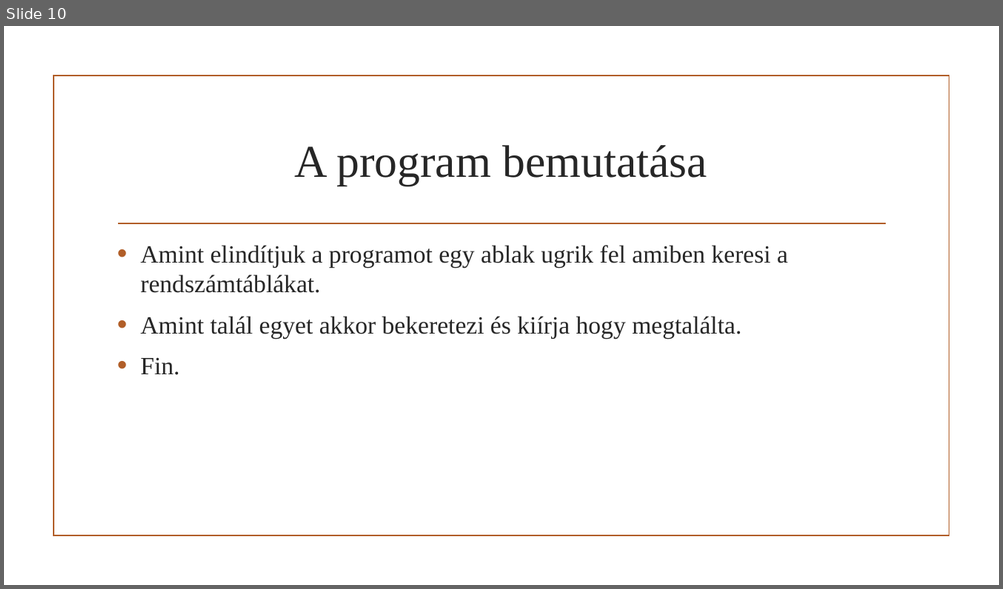
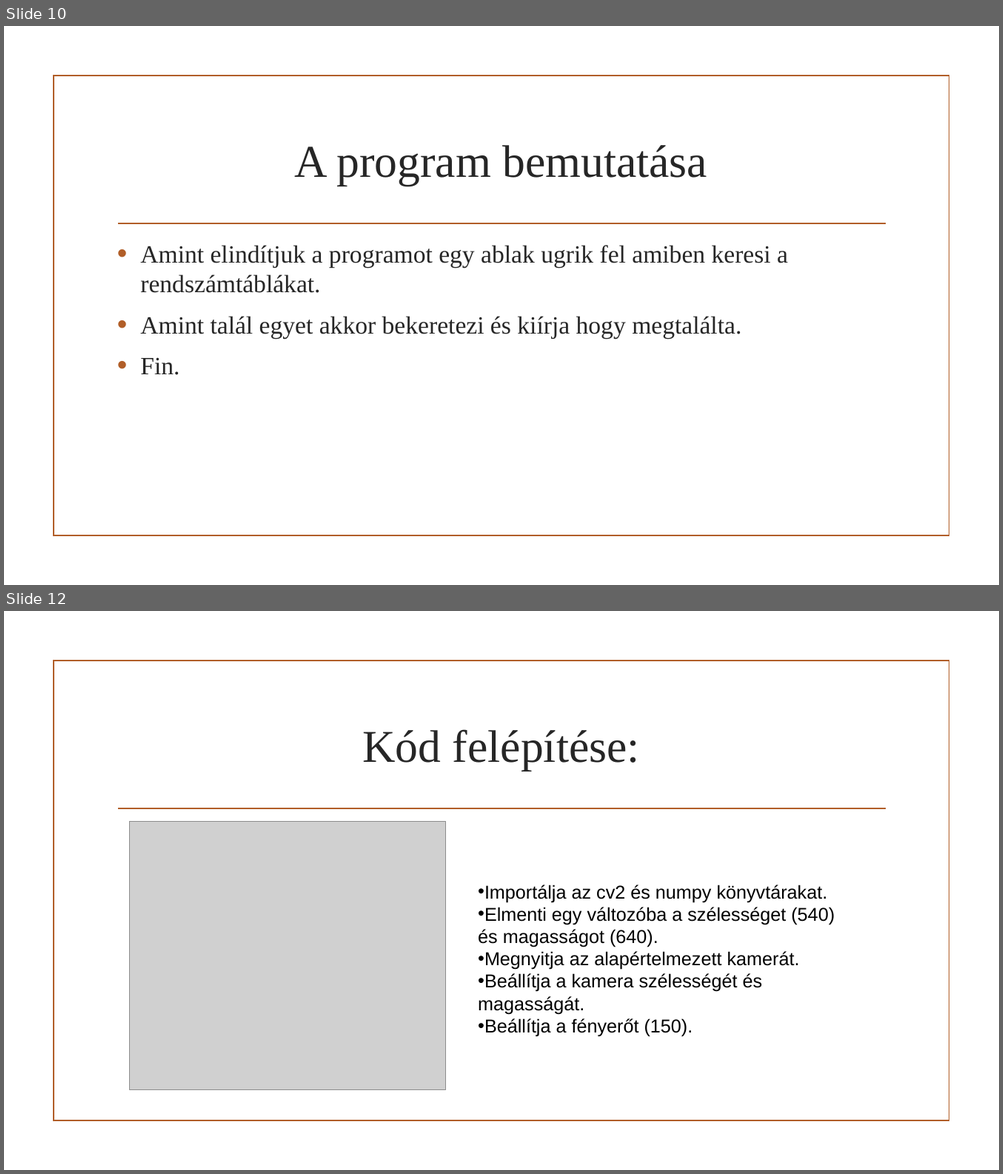
Before and after one commit to MolnarMark-HUN/Project, a slide deck: Projekt prezi.pptx. Shown one above the other, each under a label of ours: slide 10 before the commit, slides 10 and 12 after it; the slides between them are not shown. The pictures are 1003x589 and 1003x1174 pixels, drawn with LibreOffice and Linux fonts; fonts in the diff are those of the drawing; grey boxes stand for pictures; background and template pictures are left out. Boxes give left, top, right and bottom in pixels: in the first picture for what was removed or moved away, otherwise in the second. Text is boxed around its words. In the diff, an @@ line names an element or a change of style, - is before the commit and + after.

```diff
--- a/Projekt prezi.pptx
+++ b/Projekt prezi.pptx
@@ slide 12 added at [4, 611, 999, 1170], background picture (left out); not listed: 2 template elements that a slide beside it also shows @@
@@ title added at [363, 729, 640, 771], 44 pt, text #262626 @@
+Kód felépítése:
@@ picture added at [129, 821, 446, 1091] @@
@@ text added at [478, 885, 834, 1037], 18 pt, text #000000 @@
+• Importálja az cv2 és numpy könyvtárakat.
+• Elmenti egy változóba a szélességet (540) és magasságot (640).
+• Megnyitja az alapértelmezett kamerát.
+• Beállítja a kamera szélességét és magasságát.
+• Beállítja a fényerőt (150).
```
Also in this commit, not shown: 7 slides changed, 8 other slides added.
